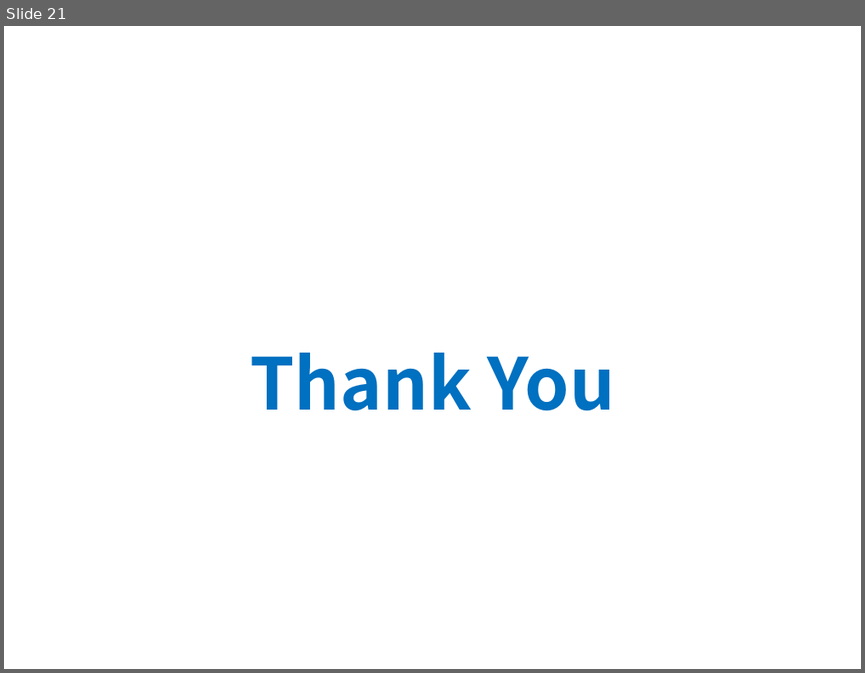
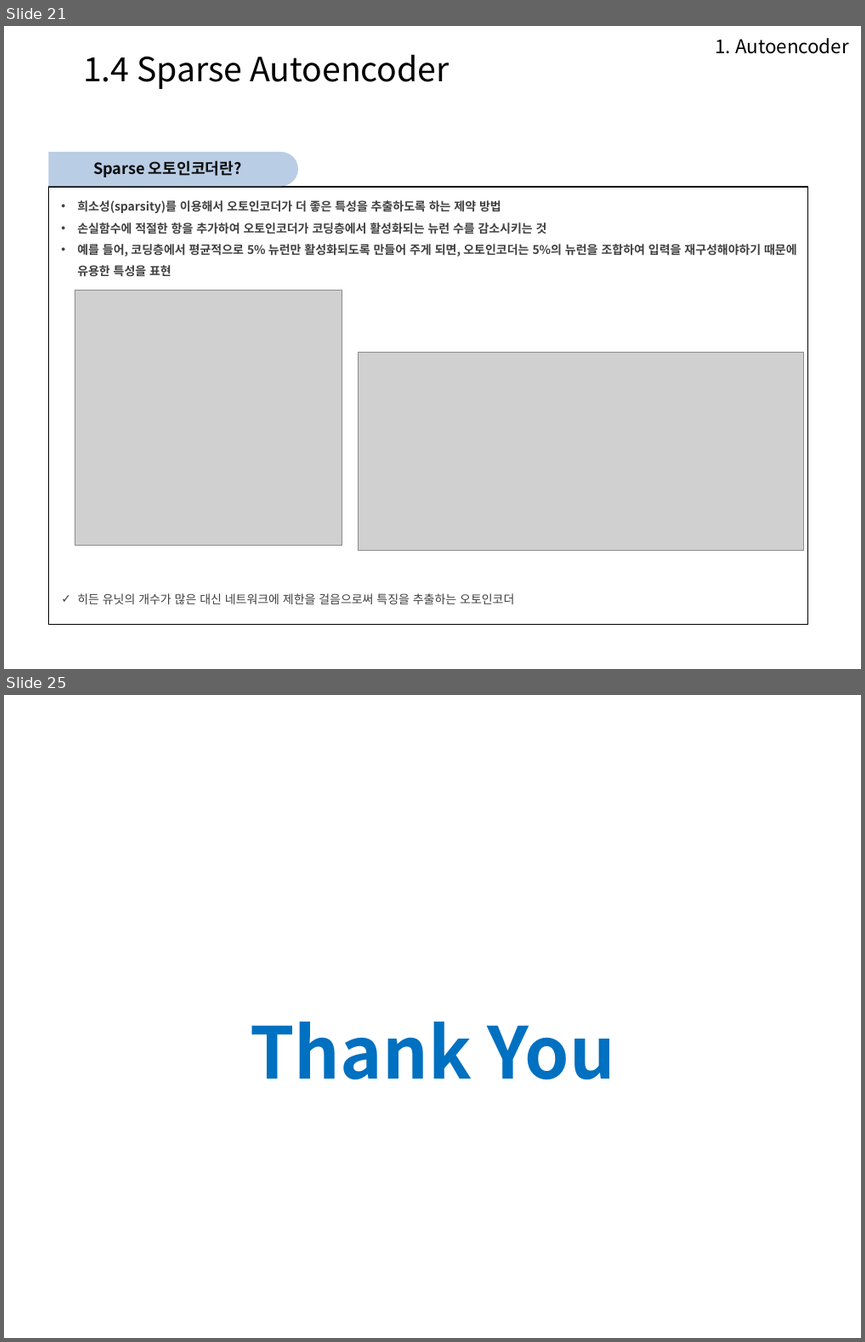
Before and after one commit to Heechul90/Autoencoder, a slide deck: autoencoder.pptx. Shown one above the other, each under a label of ours: slide 21 before the commit, slides 21 and 25 after it; the slides between them are not shown. The pictures are 865x673 and 865x1342 pixels, drawn with LibreOffice and Linux fonts; fonts in the diff are those of the drawing; grey boxes stand for pictures; background and template pictures are left out. Boxes give left, top, right and bottom in pixels: in the first picture for what was removed or moved away, otherwise in the second. Text is boxed around its words. In the diff, an @@ line names an element or a change of style, - is before the commit and + after.

Commit message:
autoencoder

```diff
--- a/autoencoder.pptx
+++ b/autoencoder.pptx
@@ slide 21 added at [4,26,861,669], background picture (left out) @@
@@ text added at [715,38,849,54], 16 pt, text #000000 @@
+1. Autoencoder
@@ text added at [83,54,449,89], 28 pt, text #000000 @@
+1.4 Sparse Autoencoder
@@ round same rect added at [49,152,298,186], fill #B9CDE5 @@
@@ rectangle added at [50,153,285,184], fill #B9CDE5, 13 pt, text #0D0D0D, bold @@
+Sparse 오토인코더란?
@@ rectangle added at [48,188,808,624], outline #000000 1 pt @@
@@ text added at [77,200,797,277], 10 pt, text #404040, bold @@
+• 희소성(sparsity)를 이용해서 오토인코더가 더 좋은 특성을 추출하도록 하는 제약 방법
+• 손실함수에 적절한 항을 추가하여 오토인코더가 코딩층에서 활성화되는 뉴런 수를 감소시키는 것
+• 예를 들어, 코딩층에서 평균적으로 5% 뉴런만 활성화되도록 만들어 주게 되면, 오토인코더는 5%의 뉴런을 조합하여 입력을 재구성해야하기 때문에 유용한 특성을 표현
@@ picture added at [75,290,341,545] @@
@@ picture added at [358,352,804,550] @@
@@ text added at [77,593,514,604], 10 pt, text #404040 @@
+✓ 히든 유닛의 개수가 많은 대신 네트워크에 제한을 걸음으로써 특징을 추출하는 오토인코더
@@ what was slide 21 is now slide 25 @@
```
Also in this commit, not shown: 18 slides changed, 3 other slides added, 3 other files.
